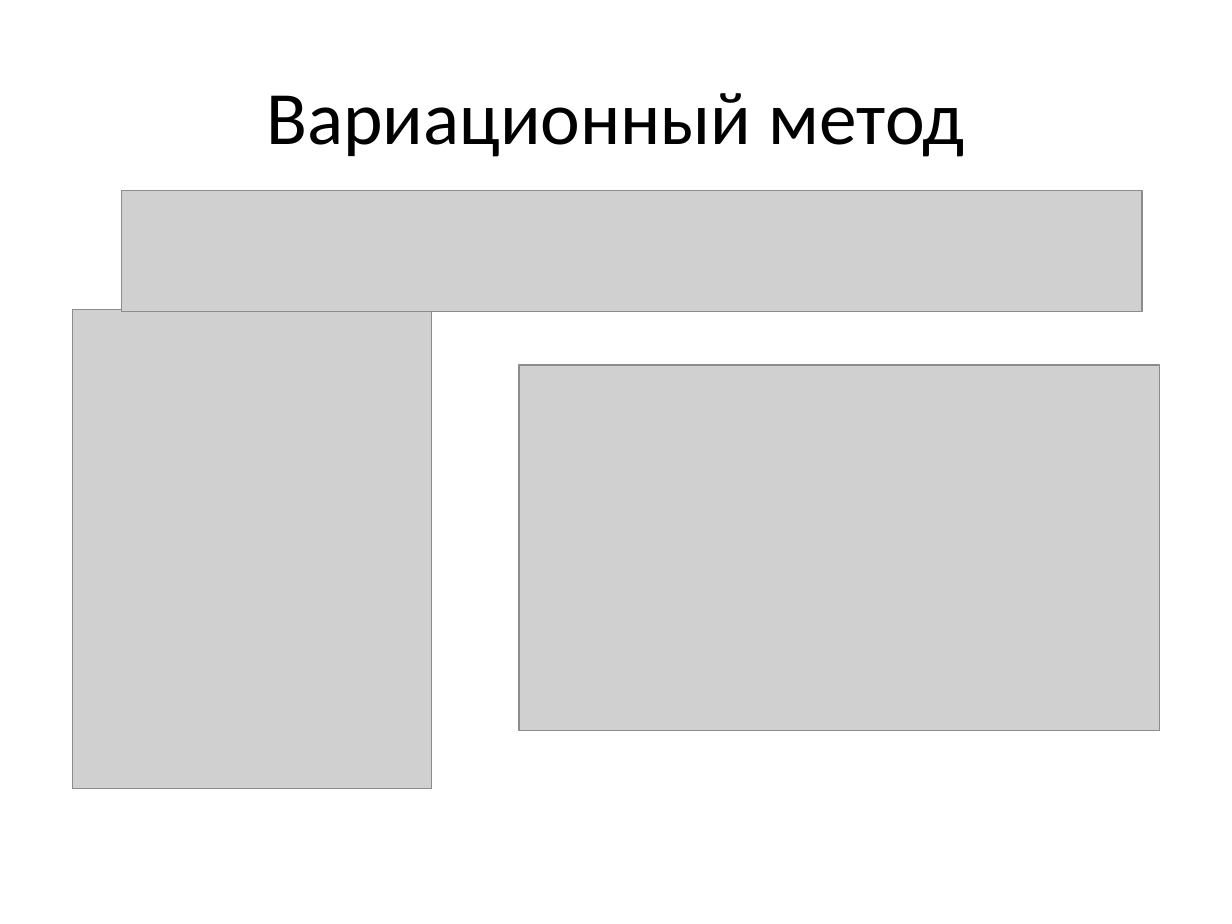
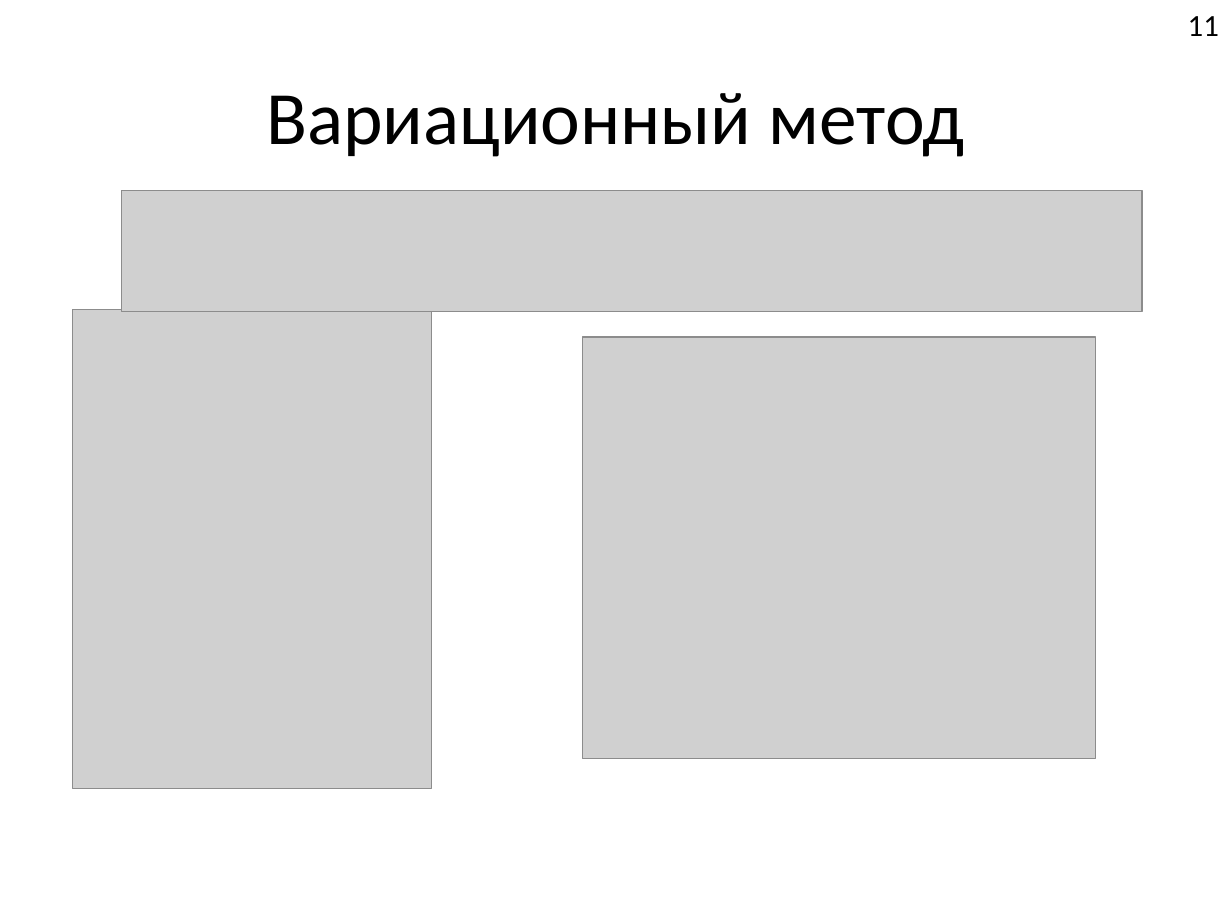
Before and after one commit to FeelUsM/zadrotstvo1, a slide deck: slide 12 of LaTeX-поделки/Системы спинов 1.pptx. Drawn at 1232x924 pixels with LibreOffice and Linux fonts; fonts in the diff are those of the drawing; grey boxes stand for pictures. Boxes give left, top, right and bottom in pixels: in the first picture for what was removed or moved away, otherwise in the second. Text is boxed around its words. In the diff, an @@ line names an element or a change of style, - is before the commit and + after.

```diff
--- a/LaTeX-поделки/Системы спинов 1.pptx
+++ b/LaTeX-поделки/Системы спинов 1.pptx
@@ text added at box(1188, 16, 1219, 36), 18 pt, text #000000 @@
+11
@@ picture: place and size @@
-picture at box(519, 365, 1159, 731)
+picture at box(583, 338, 1096, 759)
```
Also in this commit, not shown: 12 other slides changed, 2 slides added, 2 slides removed, 8 other files.
